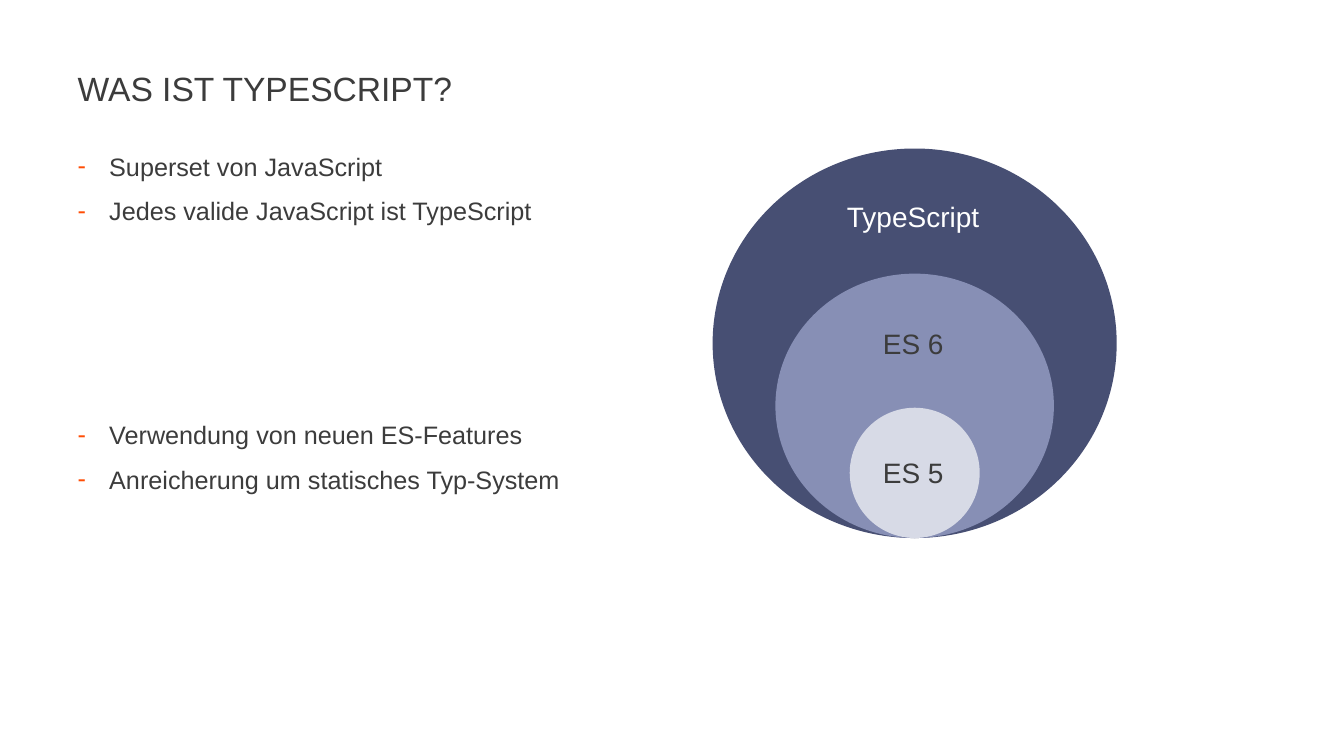
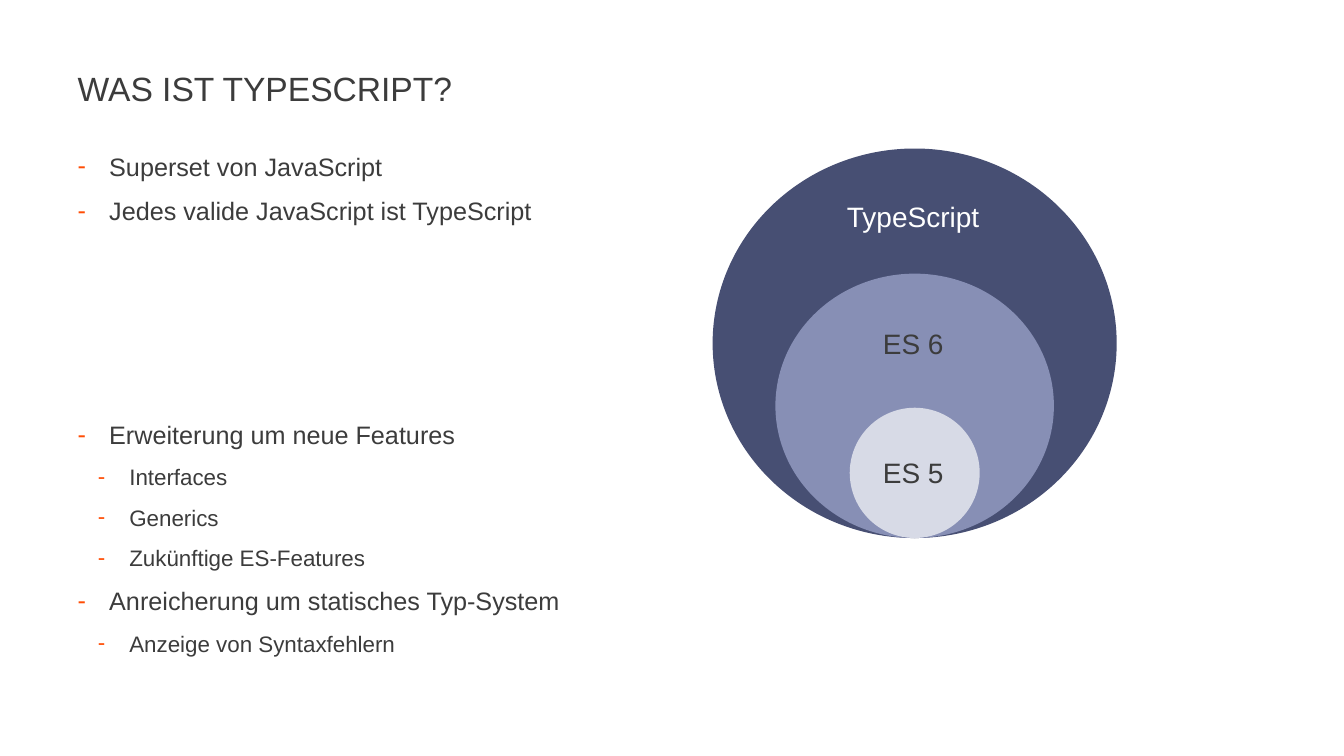
Before and after one commit to JohannesFeige/typescriptTrainingGrundlagen, a slide deck: slide 2 of TypeScriptBasics.pptx. Drawn at 1344x756 pixels with LibreOffice and Linux fonts; fonts in the diff are those of the drawing; background and template pictures are left out. Boxes give left, top, right and bottom in pixels: in the first picture for what was removed or moved away, otherwise in the second. Text is boxed around its words. In the diff, an @@ line names an element or a change of style, - is before the commit and + after.

Commit message:
Added TypeScript types

```diff
--- a/TypeScriptBasics.pptx
+++ b/TypeScriptBasics.pptx
@@ text at <box>109,425,455,571</box>: text changed; size 18 to 16 pt @@
-– Verwendung von neuen ES-Features
+– Erweiterung um neue Features
+  – Interfaces
+  – Generics
+  – Zukünftige ES-Features
@@ text at <box>129,635,395,657</box>: paragraph added @@
+  – Anzeige von Syntaxfehlern
```
Also in this commit, not shown: 1 other slide changed, 6 other files.
